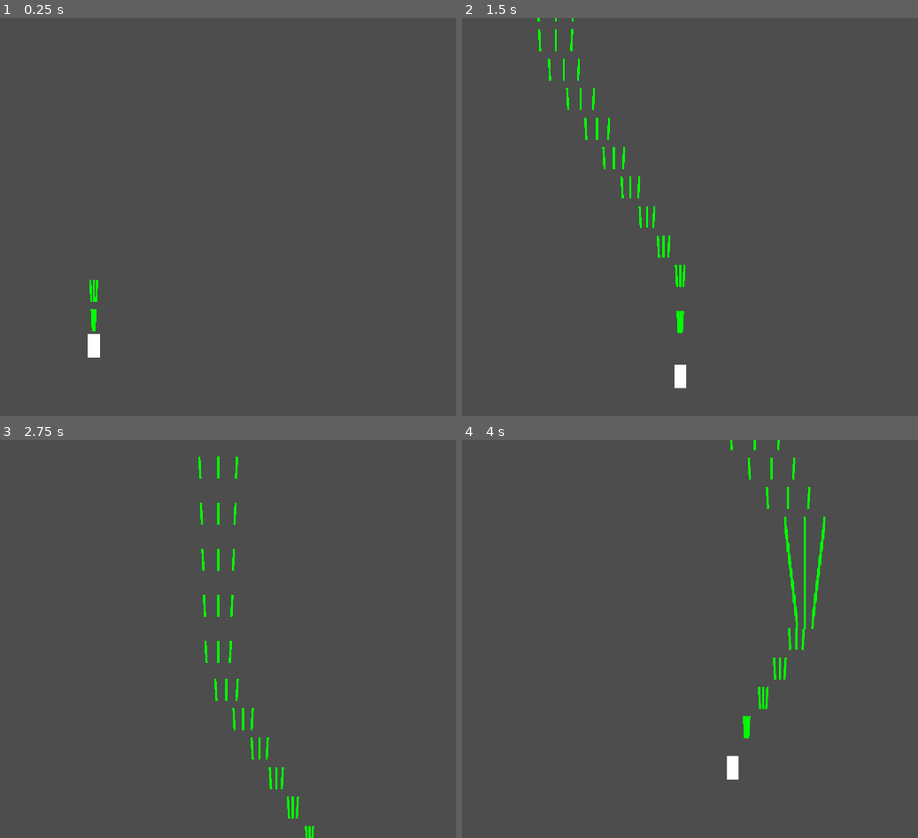
Above: before the commit, frames 1-4 (two rows, left to right).
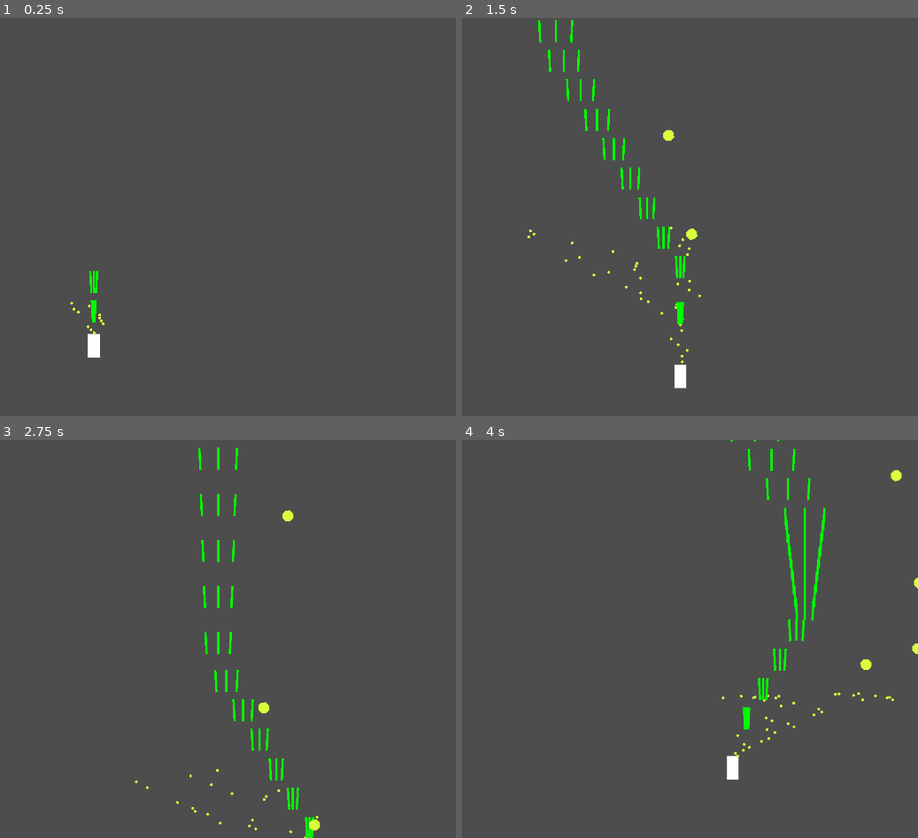
Above: after the commit, the same moments.

Repository: Vannon-Development/Touhou
Game: Godot game, scene res://Composed Scenes/test_scene.tscn
The game is run twice, just before and just after one commit, with the same random seed, the same clock (stepped at 60 frames per second) and the same inputs.
Inputs (mouse positions are in pixels of both pictures, inside the frame that each line leads up to):
- Up to frame 1 (0.25 s): no input
- Up to frame 2 (1.5 s): move the mouse to (721, 197) at 0.52 s; hold D (move_right) 0.53-1.28 s; click (721, 197) at 0.67 s; move the mouse to (outside the picture) at 1.27 s; hold S (move_back) from 1.28 s (still down)
- Up to frame 3 (2.75 s): move the mouse to (173, 551) at 2.02 s; release S (move_back) at 2.03 s; hold D (move_right) from 2.03 s (still down)
- Up to frame 4 (4 s): move the mouse to (530, 718) at 2.77 s; release D (move_right) at 2.78 s; hold W (move_forward) 2.78-3.53 s; click (530, 718) at 2.92 s; move the mouse to (776, 698) at 3.52 s; hold A (move_left) from 3.53 s (still down)

The runs differ from the first frame. In frame 1, 0.2% of the frame differs, in the area x 15-23%, y 63-80%; in frame 2, 1.1%; in frame 3, 1.4%, in the area x 29-71%, y 1-100%; in frame 4, 1.4%.

Commit message:
2 Shot Patterns
Added spread shot and wave shot patterns

Diff:
--- /dev/null
+++ b/Object Scenes/Player/Firing/player_large_shot.tscn
@@ -0,0 +1,16 @@
+[gd_scene load_steps=3 format=3 uid="uid://dbo2fxu4nopnr"]
+
+[ext_resource type="Script" path="res://Object Scenes/Player/Firing/player_shot.gd" id="1_07qlo"]
+
+[sub_resource type="CircleShape2D" id="CircleShape2D_7s702"]
+radius = 16.0
+
+[node name="PlayerRoundShot" type="Area2D"]
+script = ExtResource("1_07qlo")
+
+[node name="Polygon2D" type="Polygon2D" parent="."]
+color = Color(0.847059, 1, 0.239216, 1)
+polygon = PackedVector2Array(0, -16, 11, -11, 16, 0, 11, 11, 0, 16, -11, 11, -16, 0, -11, -11)
+
+[node name="CollisionShape2D" type="CollisionShape2D" parent="."]
+shape = SubResource("CircleShape2D_7s702")
--- /dev/null
+++ b/Object Scenes/Player/Firing/player_round_shot.tscn
@@ -0,0 +1,17 @@
+[gd_scene load_steps=3 format=3 uid="uid://0lvi2fjwi1u2"]
+
+[ext_resource type="Script" path="res://Object Scenes/Player/Firing/player_shot.gd" id="1_on35d"]
+
+[sub_resource type="CircleShape2D" id="CircleShape2D_o7tn2"]
+radius = 4.0
+
+[node name="PlayerRoundShot" type="Area2D"]
+script = ExtResource("1_on35d")
+
+[node name="Polygon2D" type="Polygon2D" parent="."]
+scale = Vector2(0.25, 0.25)
+color = Color(0.847059, 1, 0.239216, 1)
+polygon = PackedVector2Array(0, -16, 11, -11, 16, 0, 11, 11, 0, 16, -11, 11, -16, 0, -11, -11)
+
+[node name="CollisionShape2D" type="CollisionShape2D" parent="."]
+shape = SubResource("CircleShape2D_o7tn2")
--- /dev/null
+++ b/Object Scenes/Player/Firing/short_spread_pattern.gd
@@ -0,0 +1,56 @@
+class_name ShortSpreadPattern extends PlayerShotPattern
+
+@export var _shot_node: PackedScene
+@export var _speed: float
+@export var _range: float
+
+var _shot_queue: NodeQueue
+var _current_shots: Array[PlayerShot]
+var _total_ttl: float
+
+func setup(parent: Node2D):
+	super.setup(parent)
+	_shot_queue = NodeQueue.new()
+	_shot_queue.root_scene = _shot_node
+	_current_shots = []
+	_total_ttl = _range / _speed
+
+func fire_shots(init_time: float, pos: Vector2):
+	super.fire_shots(init_time, pos)
+	_setup_shot(init_time, pos, randf_range(-60, 60))
+
+func _setup_shot(init_time: float, pos: Vector2, angle: float):
+	var shot := _shot_queue.create() as PlayerShot
+	shot.init_position = pos
+	shot.rotation_degrees = angle
+	shot.current_time = init_time
+	shot.visible = false
+	_shot_parent.add_child(shot)
+	_register_shot(shot)
+
+func update_shots(delta: float):
+	for shot in _current_shots:
+		shot.visible = true
+		shot.current_time += delta
+		_calc_pos(shot)
+		if shot.current_time > _total_ttl:
+			_remove_shot(shot)
+	for index in range(_current_shots.size() - 1, 0, -1):
+		if _current_shots[index].get_parent() == null:
+			_current_shots.remove_at(index)
+			index -= 1
+
+func _register_shot(shot: PlayerShot):
+	for item in _current_shots:
+		if item == shot: return
+	_current_shots.append(shot)
+
+func _remove_shot(shot: PlayerShot):
+	if shot.get_parent() == null: return
+	_shot_parent.remove_child(shot)
+	_shot_queue.finish(shot)
+
+func _calc_pos(shot: PlayerShot):
+	var y: float = shot.current_time * _speed * -1
+	var x: float = y * sin(shot.rotation) * -1
+	shot.position = shot.init_position + Vector2(x, y)
--- /dev/null
+++ b/Object Scenes/Player/Firing/wave_pattern.gd
@@ -0,0 +1,56 @@
+class_name WavePattern extends PlayerShotPattern
+
+@export var _shot_node: PackedScene
+@export var _speed: float
+@export var _range: float
+
+var _shot_queue: NodeQueue
+var _current_shots: Array[PlayerShot]
+var _total_ttl: float
+
+func setup(parent: Node2D):
+	super.setup(parent)
+	_shot_queue = NodeQueue.new()
+	_shot_queue.root_scene = _shot_node
+	_current_shots = []
+	_total_ttl = _range / _speed
+
+func fire_shots(init_time: float, pos: Vector2):
+	super.fire_shots(init_time, pos)
+	_setup_shot(init_time, pos, 20)
+
+func _setup_shot(init_time: float, pos: Vector2, angle: float):
+	var shot := _shot_queue.create() as PlayerShot
+	shot.init_position = pos
+	shot.rotation_degrees = angle
+	shot.current_time = init_time
+	shot.visible = false
+	_shot_parent.add_child(shot)
+	_register_shot(shot)
+
+func update_shots(delta: float):
+	for shot in _current_shots:
+		shot.visible = true
+		shot.current_time += delta
+		_calc_pos(shot)
+		if shot.current_time > _total_ttl:
+			_remove_shot(shot)
+	for index in range(_current_shots.size() - 1, 0, -1):
+		if _current_shots[index].get_parent() == null:
+			_current_shots.remove_at(index)
+			index -= 1
+
+func _register_shot(shot: PlayerShot):
+	for item in _current_shots:
+		if item == shot: return
+	_current_shots.append(shot)
+
+func _remove_shot(shot: PlayerShot):
+	if shot.get_parent() == null: return
+	_shot_parent.remove_child(shot)
+	_shot_queue.finish(shot)
+
+func _calc_pos(shot: PlayerShot):
+	var y := shot.current_time * _speed * -1
+	var x := 80 * shot.current_time * cos(shot.current_time / 0.08)
+	shot.position = shot.init_position + Vector2(x, y).rotated(shot.rotation)
--- a/Object Scenes/Player/player.tscn
+++ b/Object Scenes/Player/player.tscn
@@ -1,9 +1,14 @@
-[gd_scene load_steps=9 format=3 uid="uid://dew3dwxwuavou"]
+[gd_scene load_steps=16 format=3 uid="uid://dew3dwxwuavou"]
 
 [ext_resource type="Script" path="res://Object Scenes/Player/player.gd" id="1_fmqr5"]
 [ext_resource type="PackedScene" uid="uid://diwvk5sjmjo5t" path="res://Object Scenes/Player/Firing/pattern_node.tscn" id="2_iumt2"]
 [ext_resource type="PackedScene" uid="uid://e8doohejaoyo" path="res://Object Scenes/Player/Firing/player_laser.tscn" id="3_gj1wx"]
 [ext_resource type="Script" path="res://Object Scenes/Player/Firing/tri_laser_pattern.gd" id="4_q63yb"]
+[ext_resource type="PackedScene" uid="uid://0lvi2fjwi1u2" path="res://Object Scenes/Player/Firing/player_round_shot.tscn" id="5_jm4eq"]
+[ext_resource type="Script" path="res://Object Scenes/Player/Firing/short_spread_pattern.gd" id="5_ny4xp"]
+[ext_resource type="Script" path="res://Object Scenes/Player/Firing/pattern_node.gd" id="7_tticp"]
+[ext_resource type="PackedScene" uid="uid://dbo2fxu4nopnr" path="res://Object Scenes/Player/Firing/player_large_shot.tscn" id="8_76jy0"]
+[ext_resource type="Script" path="res://Object Scenes/Player/Firing/wave_pattern.gd" id="9_db4tq"]
 
 [sub_resource type="StandardMaterial3D" id="StandardMaterial3D_vuau7"]
 albedo_color = Color(0, 0.415686, 1, 1)
@@ -22,6 +27,20 @@
 _range = 1200.0
 shot_time = 0.1
 
+[sub_resource type="Resource" id="Resource_on8vo"]
+script = ExtResource("5_ny4xp")
+_shot_node = ExtResource("5_jm4eq")
+_speed = 400.0
+_range = 300.0
+shot_time = 0.02
+
+[sub_resource type="Resource" id="Resource_ucdhu"]
+script = ExtResource("9_db4tq")
+_shot_node = ExtResource("8_76jy0")
+_speed = 600.0
+_range = 1400.0
+shot_time = 0.5
+
 [node name="Player" type="Area2D"]
 script = ExtResource("1_fmqr5")
 
@@ -31,5 +50,11 @@
 [node name="Body Collider" type="CollisionShape2D" parent="."]
 shape = SubResource("RectangleShape2D_yv024")
 
-[node name="Pattern Node" parent="." instance=ExtResource("2_iumt2")]
-_patterns = Array[Resource("res://Object Scenes/Player/Firing/shot_pattern.gd")]([SubResource("Resource_n2l5b")])
+[node name="Front Patterns" parent="." instance=ExtResource("2_iumt2")]
+position = Vector2(0, -24)
+_patterns = Array[Resource("res://Object Scenes/Player/Firing/shot_pattern.gd")]([SubResource("Resource_n2l5b"), SubResource("Resource_on8vo")])
+
+[node name="Right Patterns" type="Node2D" parent="."]
+position = Vector2(26, -35)
+script = ExtResource("7_tticp")
+_patterns = Array[Resource("res://Object Scenes/Player/Firing/shot_pattern.gd")]([SubResource("Resource_ucdhu")])
